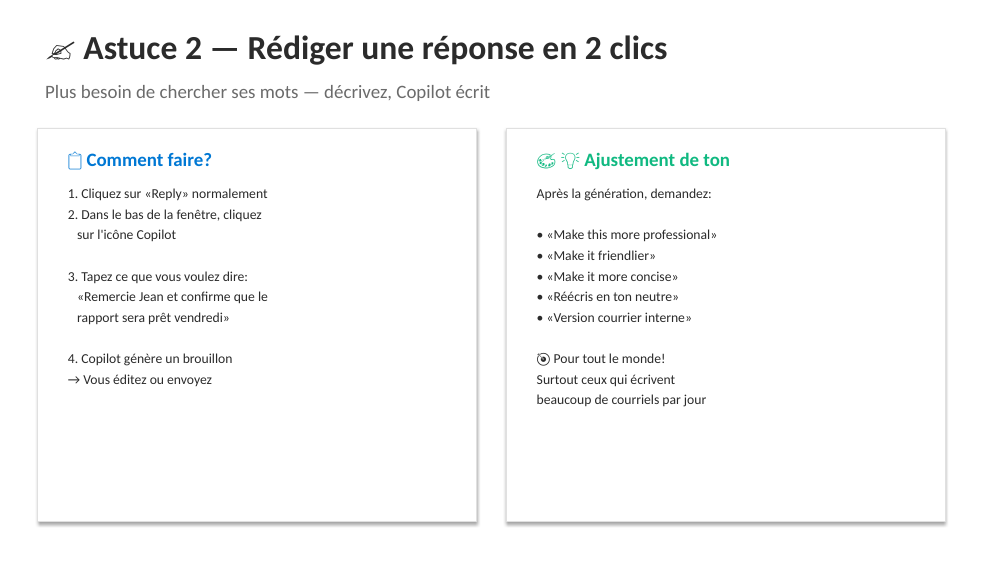
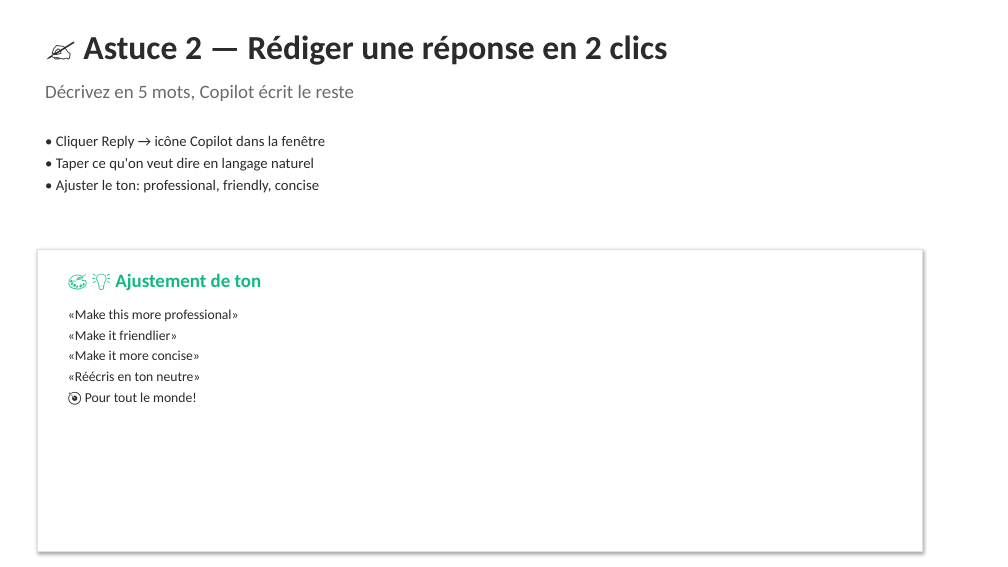
Before and after one commit to martinfou/la-minute-copilot, a slide deck: slide 3 of presentations/La_Minute_Copilot_Outlook.pptx. Drawn at 1008x567 pixels with LibreOffice and Linux fonts; fonts in the diff are those of the drawing. Boxes give left, top, right and bottom in pixels: in the first picture for what was removed or moved away, otherwise in the second. Text is boxed around its words. In the diff, an @@ line names an element or a change of style, - is before the commit and + after.

```diff
--- a/presentations/La_Minute_Copilot_Outlook.pptx
+++ b/presentations/La_Minute_Copilot_Outlook.pptx
@@ text at (45,85,354,101): text changed @@
-Plus besoin de chercher ses mots — décrivez, Copilot écrit
+Décrivez en 5 mots, Copilot écrit le reste
@@ text added at (56,135,326,193), 14 pt, text #2B2B2B @@
+• Cliquer Reply → icône Copilot dans la fenêtre
+• Taper ce qu'on veut dire en langage naturel
+• Ajuster le ton: professional, friendly, concise
@@ rectangle removed at (507,129,945,522) @@
@@ text removed at (87,152,212,166) @@
-📋 Comment faire?
@@ text removed at (68,188,268,386) @@
-1. Cliquez sur «Reply» normalement
-2. Dans le bas de la fenêtre, cliquez
-sur l'icône Copilot
-3. Tapez ce que vous voulez dire:
-«Remercie Jean et confirme que le
-rapport sera prêt vendredi»
-4. Copilot génère un brouillon
-→ Vous éditez ou envoyez
@@ rectangle: place and size @@
-rectangle at (38,129,476,522)
+rectangle at (38,250,923,552)
@@ text "🎨 💡 Ajustement de ton": place and size @@
-text "🎨 💡 Ajustement de ton" at (584,152,730,170)
+text "🎨 💡 Ajustement de ton" at (115,273,262,291)
@@ text "«Make this more professional»": place and size @@
-text "«Make this more professional»" at (537,188,717,407)
+text "«Make this more professional»" at (68,309,238,402)
@@ text at (68,309,238,381): text changed @@
-Après la génération, demandez:
-• «Make this more professional»
-• «Make it friendlier»
-• «Make it more concise»
-• «Réécris en ton neutre»
-• «Version courrier interne»
+«Make this more professional»
+«Make it friendlier»
+«Make it more concise»
+«Réécris en ton neutre»
@@ text at (537,374,706,407): paragraphs removed @@
-Surtout ceux qui écrivent
-beaucoup de courriels par jour
```
Also in this commit, not shown: 4 other slides changed, 2 other files.
